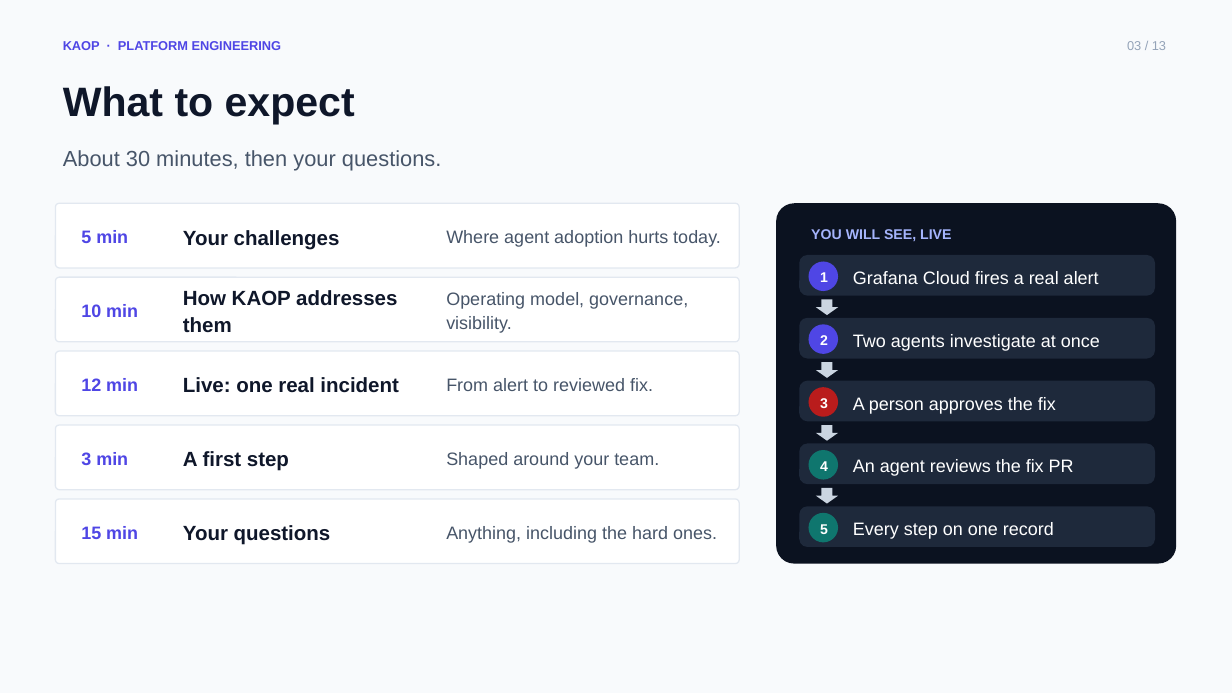
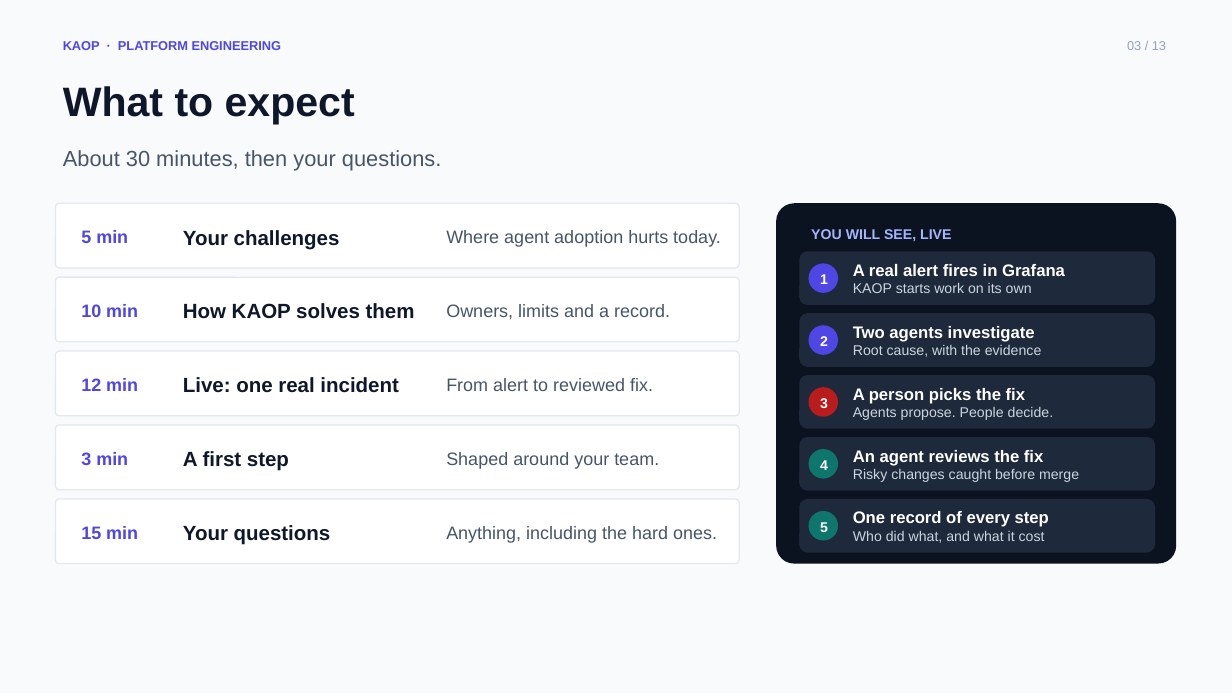
Before and after one commit to chizeni24/komodor-production-lab, a slide deck: slide 3 of docs/presentation/KAOP_Customer_Pitch.pptx. Drawn at 1232x693 pixels with LibreOffice and Linux fonts; fonts in the diff are those of the drawing. Boxes give left, top, right and bottom in pixels: in the first picture for what was removed or moved away, otherwise in the second. Text is boxed around its words. In the diff, an @@ line names an element or a change of style, - is before the commit and + after.

```diff
--- a/docs/presentation/KAOP_Customer_Pitch.pptx
+++ b/docs/presentation/KAOP_Customer_Pitch.pptx
@@ rounded rectangle: place and size @@
-rounded rectangle at [799,255,1155,296]
+rounded rectangle at [799,251,1155,305]
@@ text at [853,264,1065,276]: text changed; size 14 to 13 pt; bold on @@
-Grafana Cloud fires a real alert
+A real alert fires in Grafana
+KAOP starts work on its own
@@ down arrow removed at [816,299,838,315] @@
@@ text at [183,303,415,319]: text changed @@
-How KAOP addresses them
+How KAOP solves them
@@ text at [446,304,670,320]: text changed @@
-Operating model, governance, visibility.
+Owners, limits and a record.
@@ rounded rectangle: place and size @@
-rounded rectangle at [799,318,1155,359]
+rounded rectangle at [799,313,1155,367]
@@ text at [853,326,1042,357]: text changed; size 14 to 11 pt; text colour #FFFFFF to #CBD5E1 @@
-Two agents investigate at once
+Two agents investigate
+Root cause, with the evidence
@@ rounded rectangle: place and size @@
-rounded rectangle at [799,381,1155,421]
+rounded rectangle at [799,375,1155,429]
@@ down arrow removed at [816,362,838,378] @@
@@ text at [853,388,1054,420]: text changed; size 14 to 11 pt; text colour #FFFFFF to #CBD5E1 @@
-A person approves the fix
+A person picks the fix
+Agents propose. People decide.
@@ proportions changed in 5 elements at [799,251,1155,305], [799,499,1155,553], [799,375,1155,429], [799,313,1155,367], [799,437,1155,491] @@
@@ rounded rectangle: place and size @@
-rounded rectangle at [799,506,1155,547]
+rounded rectangle at [799,437,1155,491]
@@ down arrow removed at [816,425,838,441] @@
@@ text at [853,450,1079,482]: text changed; size 14 to 11 pt; text colour #FFFFFF to #CBD5E1 @@
-An agent reviews the fix PR
+An agent reviews the fix
+Risky changes caught before merge
@@ rounded rectangle: place and size @@
-rounded rectangle at [799,444,1155,484]
+rounded rectangle at [799,499,1155,553]
@@ down arrow removed at [816,488,838,504] @@
@@ text at [853,511,1049,543]: text changed; size 14 to 11 pt; text colour #FFFFFF to #CBD5E1 @@
-Every step on one record
+One record of every step
+Who did what, and what it cost
```
Also in this commit, not shown: 1 other slide changed, 1 other file.
